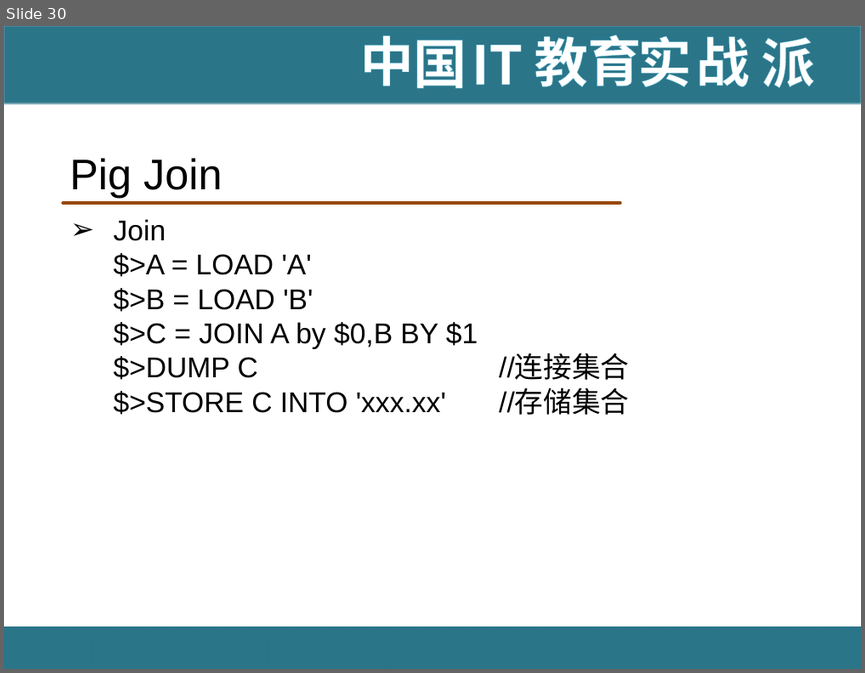
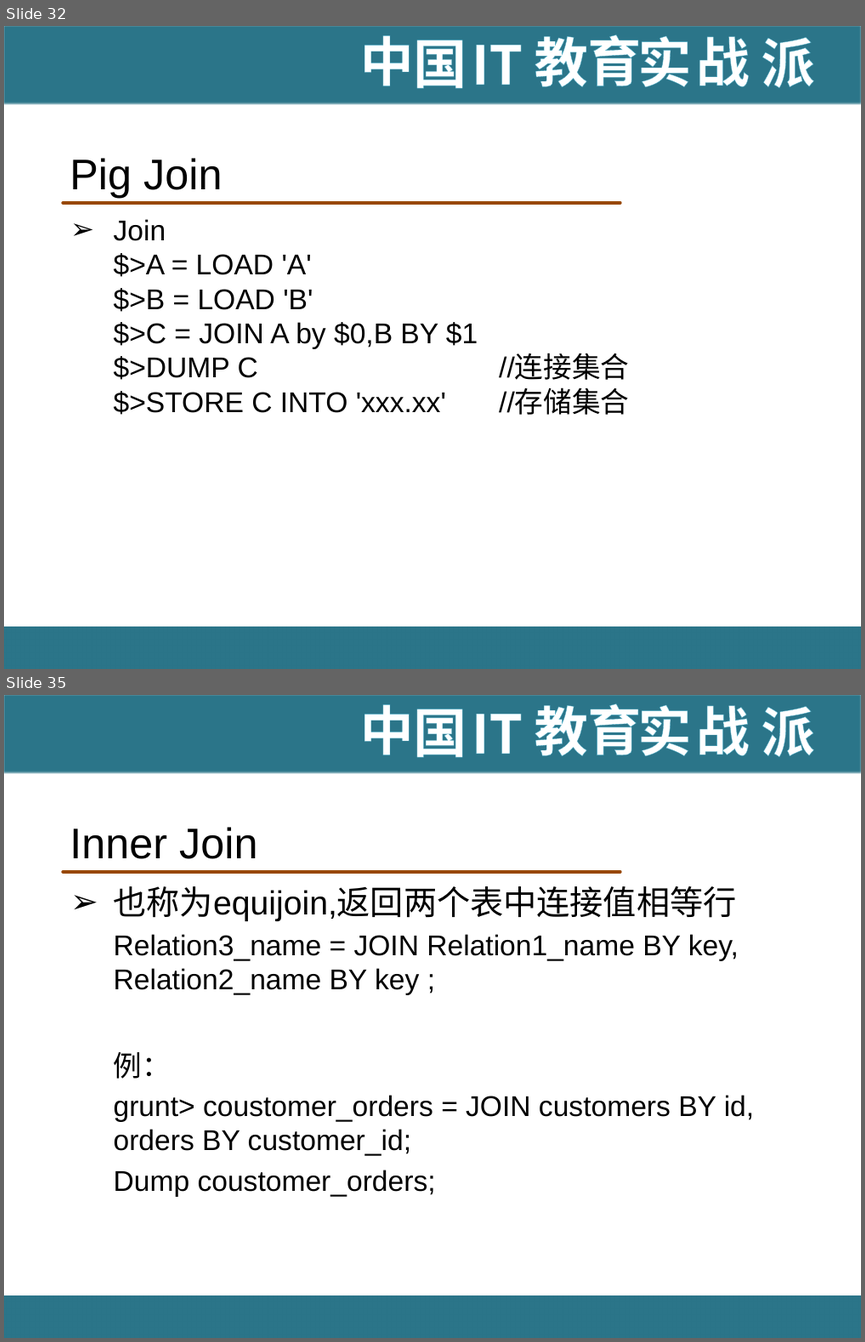
Before and after one commit to hanningxiao/BigData, a slide deck: [IT18掌www.it18zhang.com]Pig.pptx. Shown one above the other, each under a label of ours: slide 30 before the commit, slides 32 and 35 after it; the slides between them are not shown. The pictures are 865x673 and 865x1342 pixels, drawn with LibreOffice and Linux fonts; fonts in the diff are those of the drawing; background and template pictures are left out. Boxes give left, top, right and bottom in pixels: in the first picture for what was removed or moved away, otherwise in the second. Text is boxed around its words. In the diff, an @@ line names an element or a change of style, - is before the commit and + after.

```diff
--- a/[IT18掌www.it18zhang.com]Pig.pptx
+++ b/[IT18掌www.it18zhang.com]Pig.pptx
@@ slide 35 added at box(4, 695, 861, 1338), background #FFFFFF; not listed: 11 template elements that a slide beside it also shows @@
@@ title added at box(69, 827, 257, 859), 36 pt, text #000000 @@
+Inner Join
@@ text added at box(114, 886, 754, 1197), 24 pt, text #000000 @@
+➢ 也称为equijoin,返回两个表中连接值相等行
+  Relation3_name = JOIN Relation1_name BY key, Relation2_name BY key ;
+  例：
+  grunt> coustomer_orders = JOIN customers BY id, orders BY customer_id;
+  Dump coustomer_orders;
@@ what was slide 30 is now slide 32 @@
```
Also in this commit, not shown: 3 slides changed, 26 other slides added, 4 slides removed, 1 other file.
